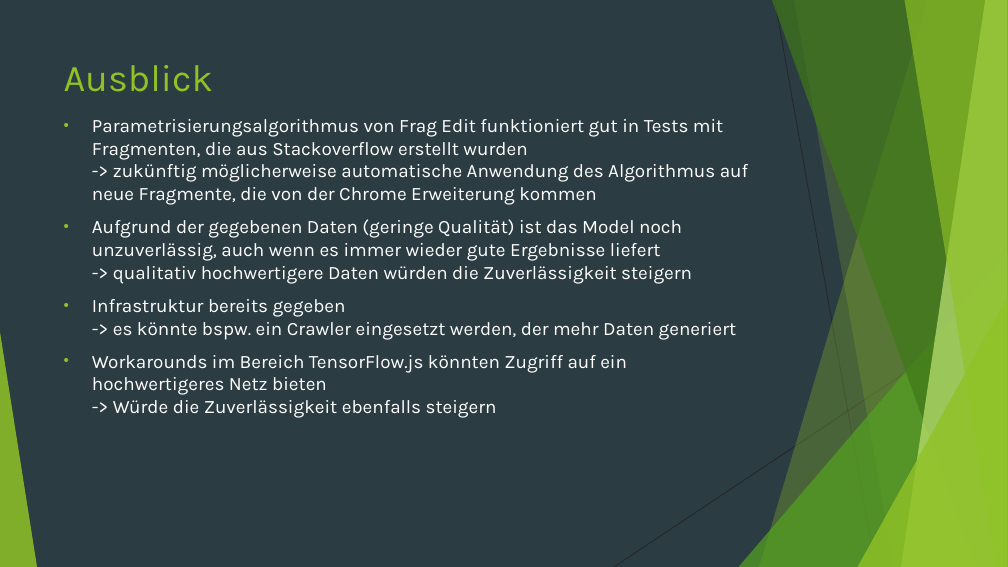
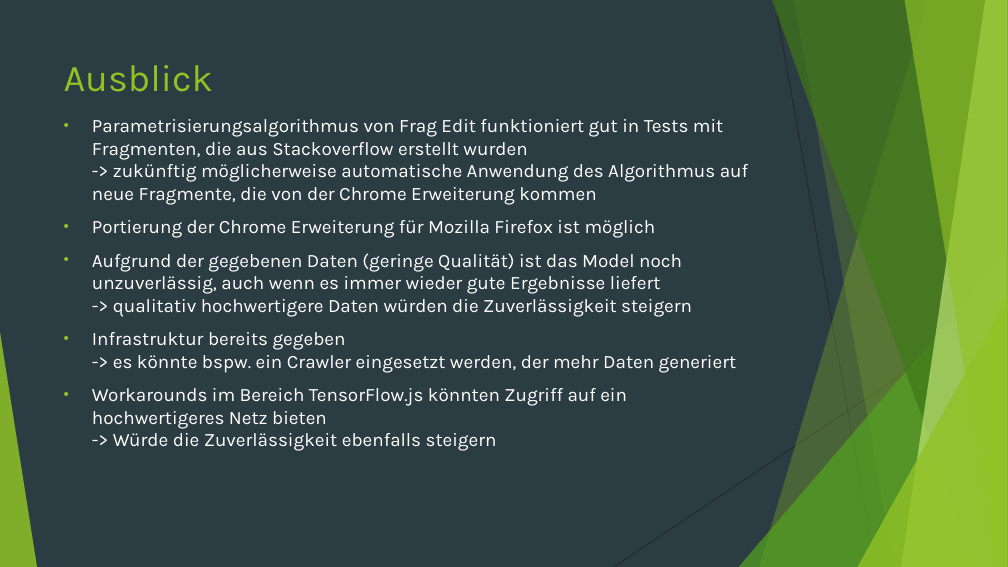
Before and after one commit to sgimmini/frag.extract.a, a slide deck: slide 17 of weekly_presentations/frag.extract_2019-08-22_Abschluss.pptx. Drawn at 1008x567 pixels with LibreOffice and Linux fonts; fonts in the diff are those of the drawing. Boxes give left, top, right and bottom in pixels: in the first picture for what was removed or moved away, otherwise in the second. Text is boxed around its words. In the diff, an @@ line names an element or a change of style, - is before the commit and + after.

Commit message:
Updated readme and presentation

```diff
--- a/weekly_presentations/frag.extract_2019-08-22_Abschluss.pptx
+++ b/weekly_presentations/frag.extract_2019-08-22_Abschluss.pptx
@@ text at <box>92,220,656,238</box>: paragraph added @@
+• Portierung der Chrome Erweiterung für Mozilla Firefox ist möglich
```
Also in this commit, not shown: 2 other files.
